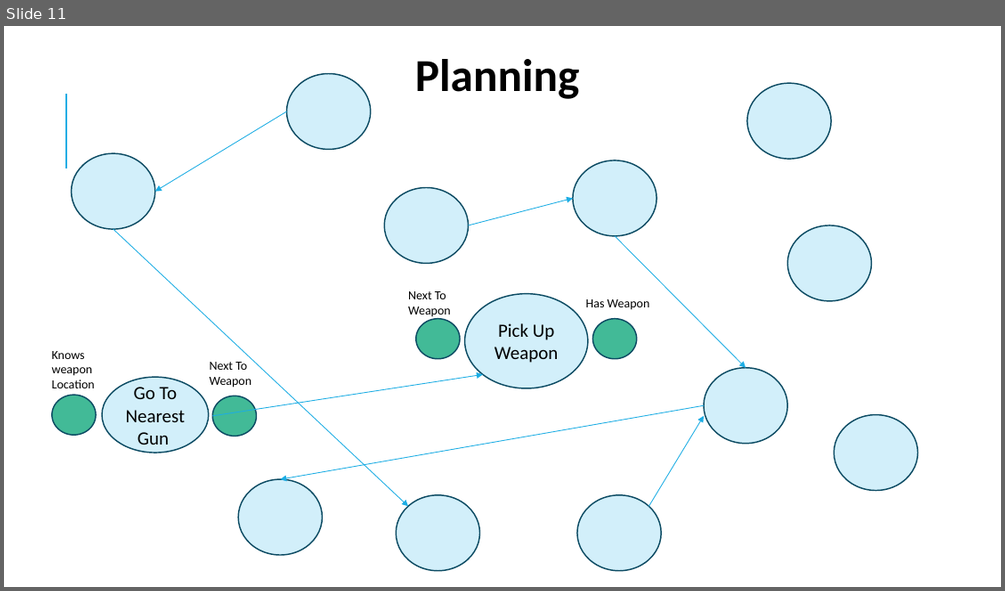
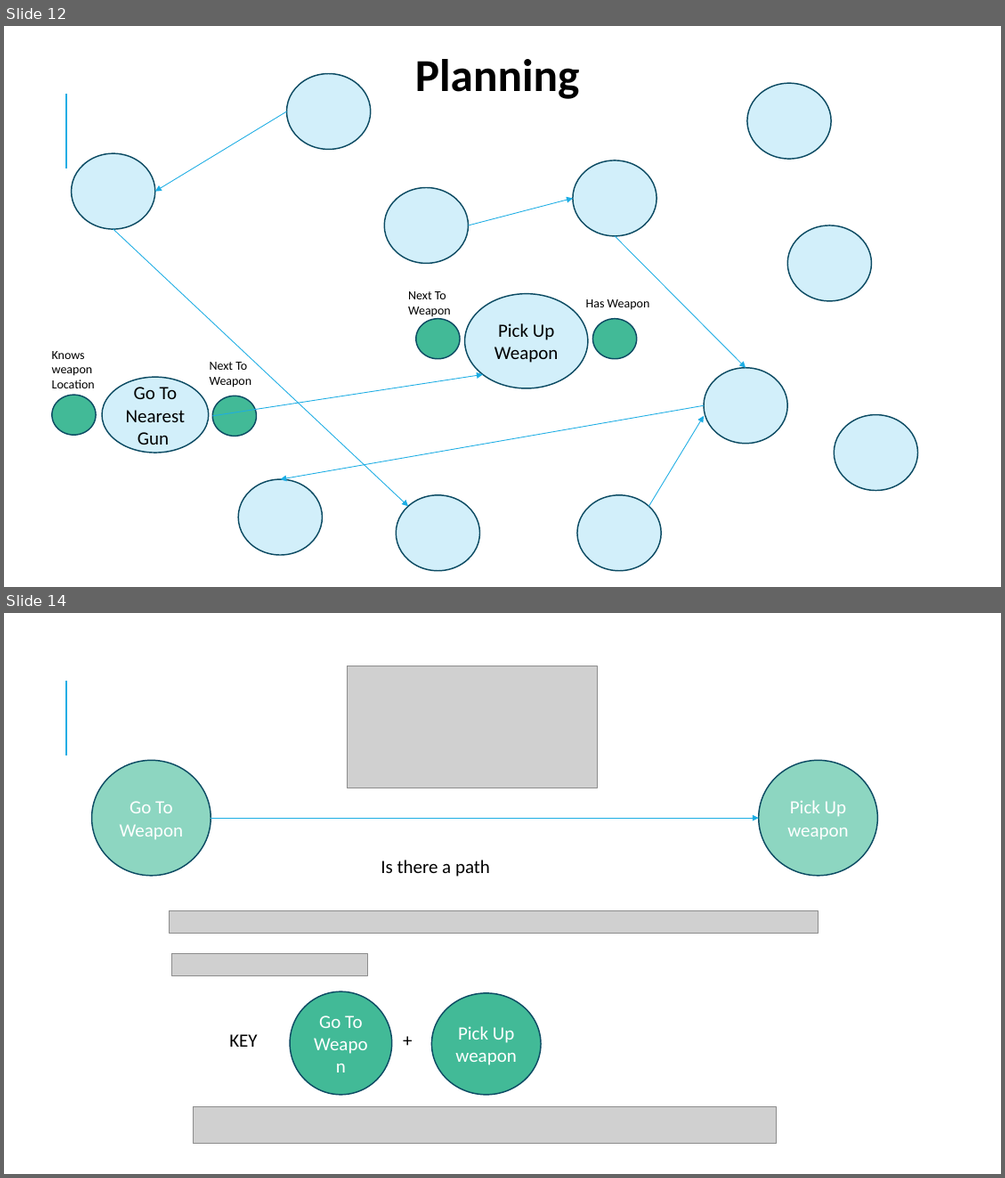
Before and after one commit to miguecrea/GOAP_RETAKE_PART_2, a slide deck: GPP_ZombieAI_Lozano_Miguel_2DAE10.pptx. Shown one above the other, each under a label of ours: slide 11 before the commit, slides 12 and 14 after it; the slides between them are not shown. The pictures are 1005x591 and 1005x1178 pixels, drawn with LibreOffice and Linux fonts; fonts in the diff are those of the drawing; grey boxes stand for pictures. Boxes give left, top, right and bottom in pixels: in the first picture for what was removed or moved away, otherwise in the second. Text is boxed around its words. In the diff, an @@ line names an element or a change of style, - is before the commit and + after.

```diff
--- a/GPP_ZombieAI_Lozano_Miguel_2DAE10.pptx
+++ b/GPP_ZombieAI_Lozano_Miguel_2DAE10.pptx
@@ slide 14 added at (4,613,1001,1174), background #FFFFFF; not listed: 1 template element that a slide beside it also shows @@
@@ picture added at (348,666,597,788) @@
@@ ellipse added at (91,761,210,876), fill #8DD6C1, outline #0C4C64 1.25 pt, 18 pt, text #FFFFFF @@
+Go To Weapon
@@ ellipse added at (759,761,877,876), fill #8DD6C1, outline #0C4C64 1.25 pt, 18 pt, text #FFFFFF @@
+Pick Up weapon
@@ arrow added from (210, 818) to (759, 818), #1CADE4 0.75 pt @@
@@ text added at (380,860,490,876), 18 pt, text #000000 @@
+Is there a path
@@ picture added at (170,910,818,933) @@
@@ picture added at (171,953,367,976) @@
@@ ellipse added at (290,991,391,1094), fill #42BA97, outline #0C4C64 1.25 pt, 18 pt, text #FFFFFF @@
+Go To Weapon
@@ ellipse added at (432,993,541,1094), fill #42BA97, outline #0C4C64 1.25 pt, 18 pt, text #FFFFFF @@
+Pick Up weapon
@@ text added at (229,1034,257,1046), 18 pt, text #000000 @@
+KEY
@@ text added at (396,1025,429,1055), 18 pt, text #000000 @@
++
@@ picture added at (194,1107,777,1143) @@
@@ what was slide 11 is now slide 12 @@
```
Also in this commit, not shown: 4 slides changed, 17 other slides added, 14 slides removed, 9 other files.
